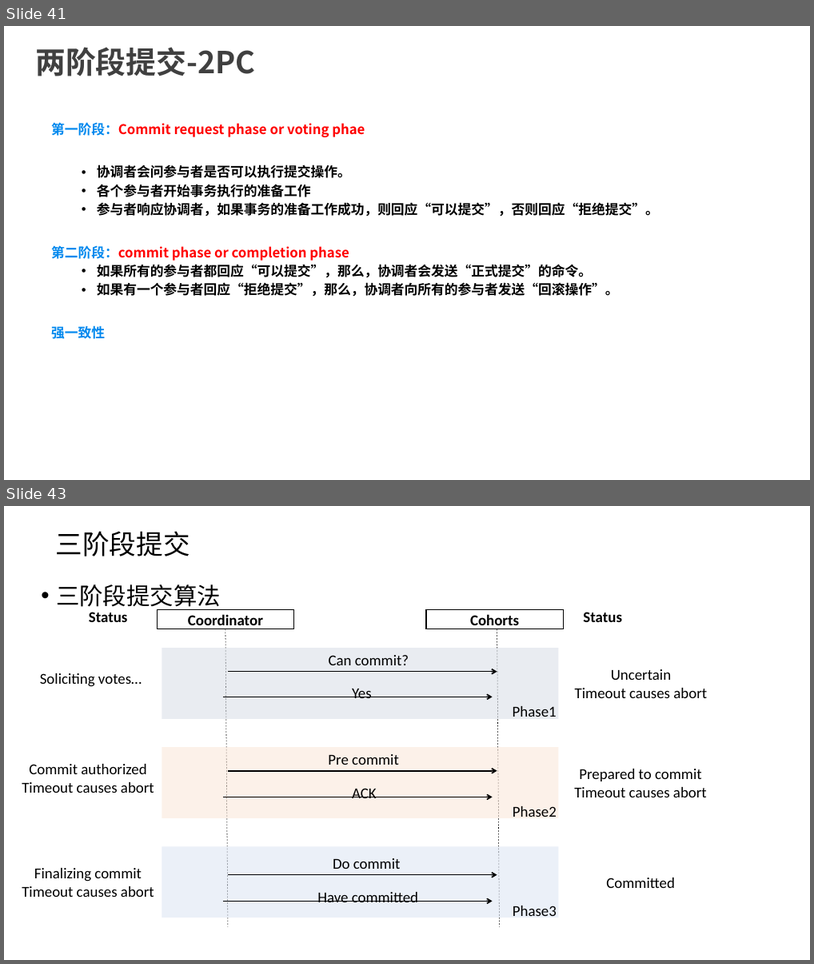
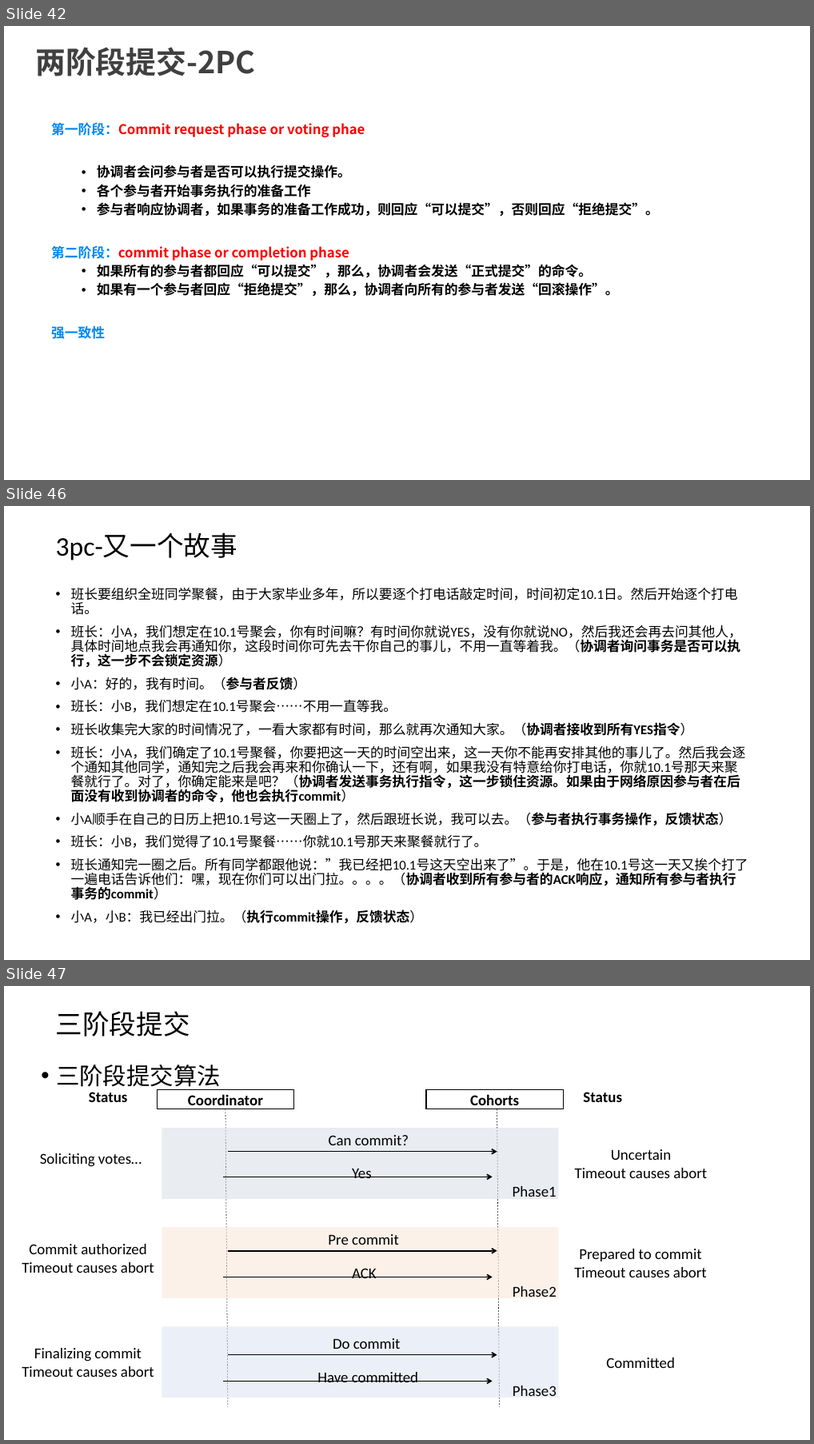
Before and after one commit to anancds/bigdata_ppts, a slide deck: bigdata/大数据.pptx. Shown one above the other, each under a label of ours: slides 41 and 43 before the commit, slides 42, 46 and 47 after it; the slides between them are not shown. The pictures are 814x964 and 814x1444 pixels, drawn with LibreOffice and Linux fonts; fonts in the diff are those of the drawing. Boxes give left, top, right and bottom in pixels: in the first picture for what was removed or moved away, otherwise in the second. Text is boxed around its words. In the diff, an @@ line names an element or a change of style, - is before the commit and + after.

```diff
--- a/bigdata/大数据.pptx
+++ b/bigdata/大数据.pptx
@@ slide 46 added at (4,506,810,960), background #FFFFFF @@
@@ title added at (56,533,238,560), 32 pt, text #000000 @@
+3pc-又一个故事
@@ text added at (71,588,749,923), 16 pt, text #000000 @@
+• 班长要组织全班同学聚餐，由于大家毕业多年，所以要逐个打电话敲定时间，时间初定10.1日。然后开始逐个打电话。
+• 班长：小A，我们想定在10.1号聚会，你有时间嘛？有时间你就说YES，没有你就说NO，然后我还会再去问其他人，具体时间地点我会再通知你，这段时间你可先去干你自己的事儿，不用一直等着我。（协调者询问事务是否可以执行，这一步不会锁定资源）
+• 小A：好的，我有时间。（参与者反馈）
+• 班长：小B，我们想定在10.1号聚会……不用一直等我。
+• 班长收集完大家的时间情况了，一看大家都有时间，那么就再次通知大家。（协调者接收到所有YES指令）
+• 班长：小A，我们确定了10.1号聚餐，你要把这一天的时间空出来，这一天你不能再安排其他的事儿了。然后我会逐个通知其他同学，通知完之后我会再来和你确认一下，还有啊，如果我没有特意给你打电话，你就10.1号那天来聚餐就行了。对了，你确定能来是吧？（协调者发送事务执行指令，这一步锁住资源。如果由于网络原因参与者在后面没有收到协调者的命令，他也会执行commit）
+• 小A顺手在自己的日历上把10.1号这一天圈上了，然后跟班长说，我可以去。（参与者执行事务操作，反馈状态）
+• 班长：小B，我们觉得了10.1号聚餐……你就10.1号那天来聚餐就行了。
+• 班长通知完一圈之后。所有同学都跟他说：”我已经把10.1号这天空出来了”。于是，他在10.1号这一天又挨个打了一遍电话告诉他们：嘿，现在你们可以出门拉。。。。（协调者收到所有参与者的ACK响应，通知所有参与者执行事务的commit）
+• 小A，小B：我已经出门拉。（执行commit操作，反馈状态）
@@ what was slide 41 is now slide 42 @@
@@ what was slide 43 is now slide 47 @@
```
Also in this commit, not shown: 19 slides changed, 15 other slides added, 4 slides removed.
